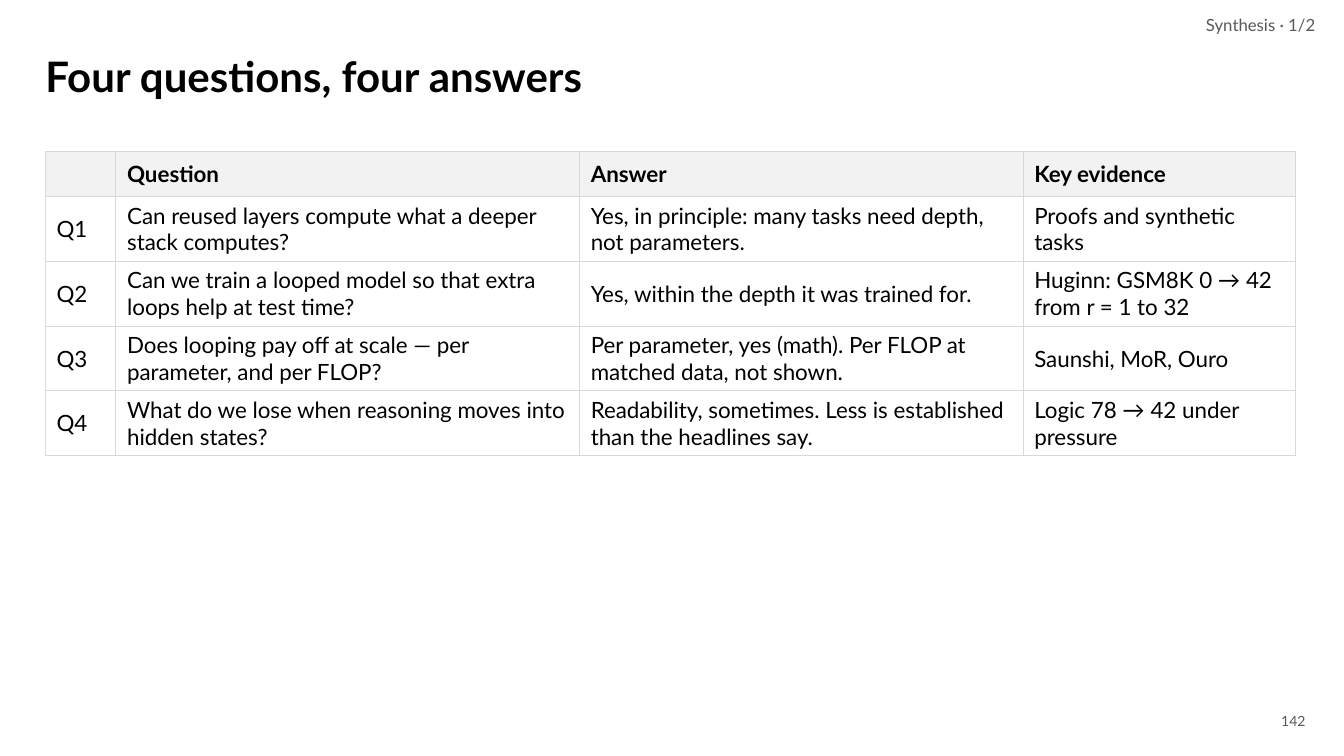
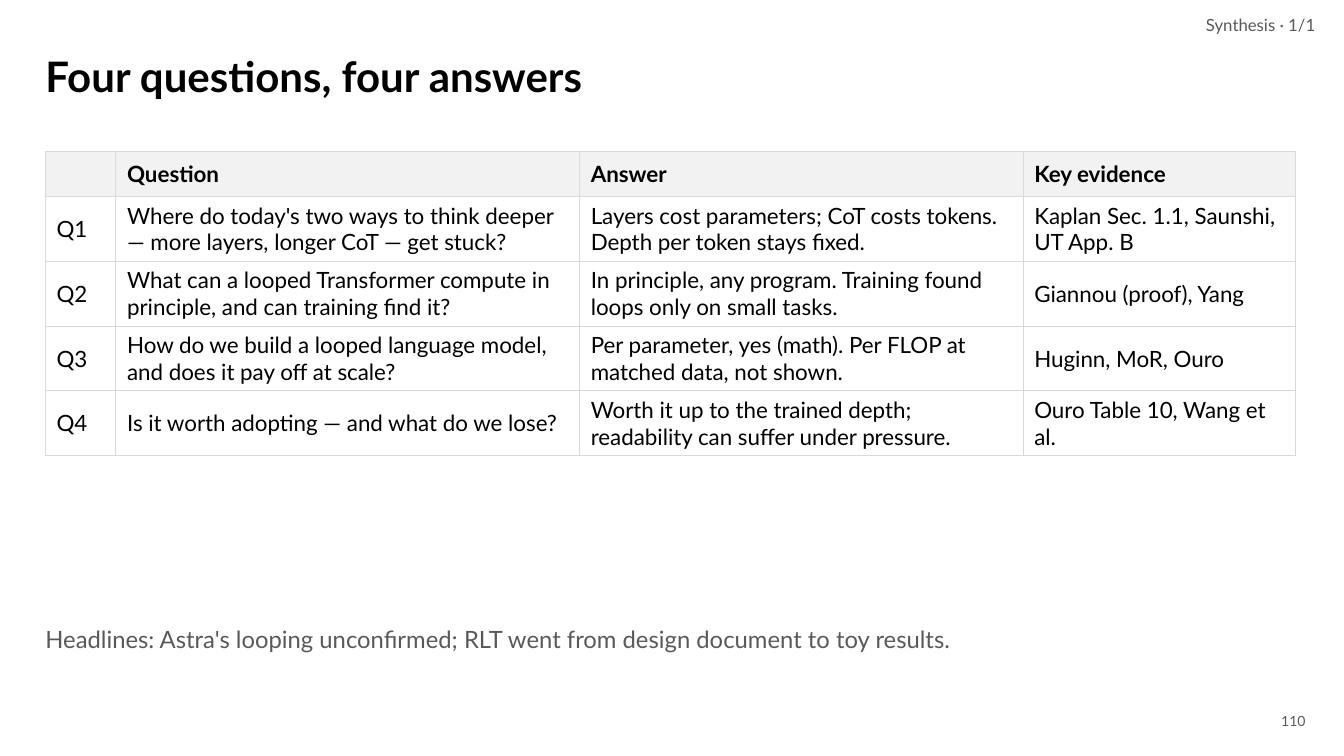
Before and after one commit to irregular6612/agi-hw2, a slide deck: slide 110 of build/out/looped-transformers.pptx (slide 142 before the commit). Drawn at 1344x756 pixels with LibreOffice and Linux fonts; fonts in the diff are those of the drawing. Boxes give left, top, right and bottom in pixels: in the first picture for what was removed or moved away, otherwise in the second. Text is boxed around its words. In the diff, an @@ line names an element or a change of style, - is before the commit and + after.

```diff
--- a/build/out/looped-transformers.pptx
+++ b/build/out/looped-transformers.pptx
@@ text at <box>1206,18,1315,34</box>: text changed @@
-Synthesis · 1/2
+Synthesis · 1/1
@@ table at <box>45,151,1296,453</box> @@
-row 2: Q1 | Can reused layers compute what a deeper stack computes? | Yes, in principle: many tasks need depth, not parameters. | Proofs and synthetic tasks
+row 2: Q1 | Where do today's two ways to think deeper — more layers, longer CoT — get stuck? | Layers cost parameters; CoT costs tokens. Depth per token stays fixed. | Kaplan Sec. 1.1, Saunshi, UT App. B
-row 3: Q2 | Can we train a looped model so that extra loops help at test time? | Yes, within the depth it was trained for. | Huginn: GSM8K 0 → 42 from r = 1 to 32
+row 3: Q2 | What can a looped Transformer compute in principle, and can training find it? | In principle, any program. Training found loops only on small tasks. | Giannou (proof), Yang
-row 4, column 2: Does looping pay off at scale — per parameter, and per FLOP?
+row 4, column 2: How do we build a looped language model, and does it pay off at scale?
-row 4, column 4: Saunshi, MoR, Ouro
+row 4, column 4: Huginn, MoR, Ouro
-row 5: Q4 | What do we lose when reasoning moves into hidden states? | Readability, sometimes. Less is established than the headlines say. | Logic 78 → 42 under pressure
+row 5: Q4 | Is it worth adopting — and what do we lose? | Worth it up to the trained depth; readability can suffer under pressure. | Ouro Table 10, Wang et al.
@@ text added at <box>45,630,950,653</box>, 17 pt, text #595959 @@
+Headlines: Astra's looping unconfirmed; RLT went from design document to toy results.
@@ page number at <box>1281,716,1305,726</box>: text changed @@
-142
+110
```
Also in this commit, not shown: 78 other slides changed, 32 slides added, 65 slides removed, 23 other files.
